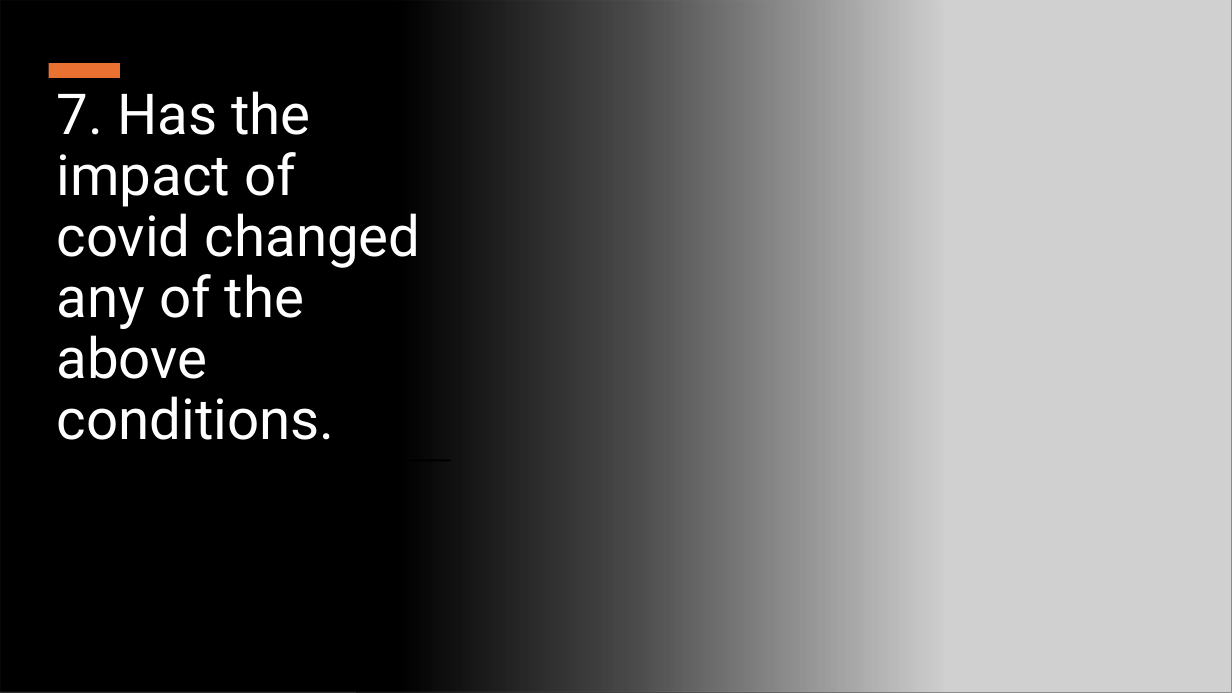
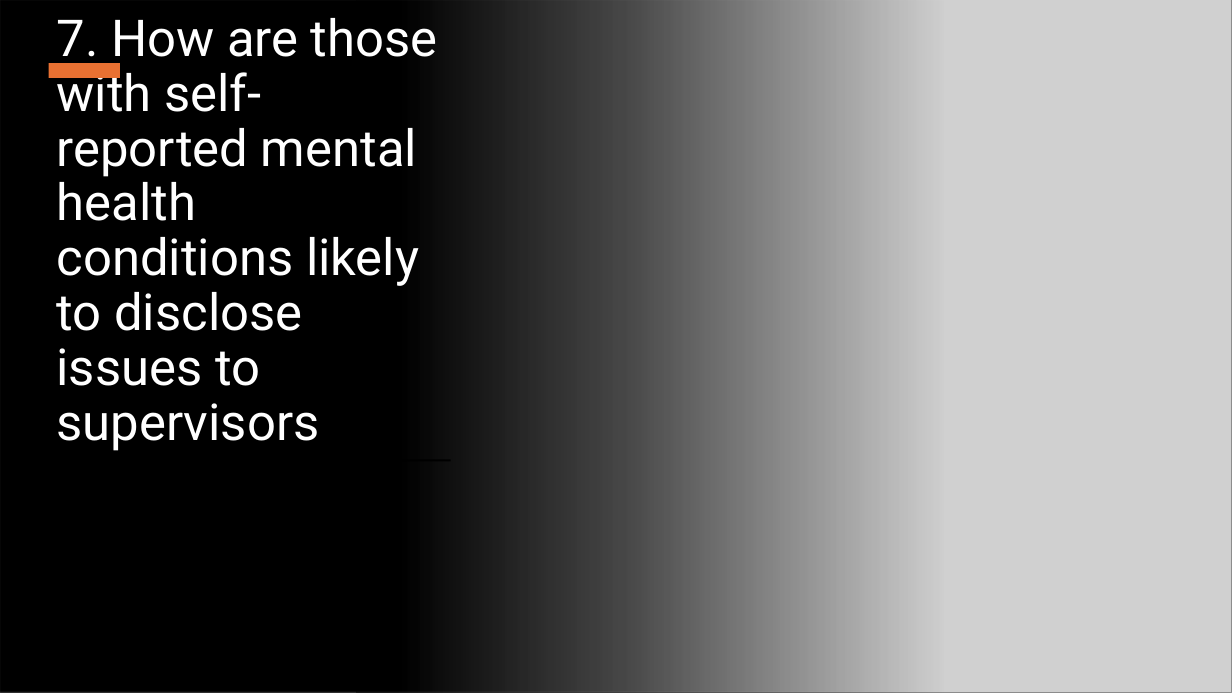
Before and after one commit to K-G-Witt/project1-team4, a slide deck: slide 17 of Final Presentation.pptx. Drawn at 1232x693 pixels with LibreOffice and Linux fonts; fonts in the diff are those of the drawing; grey boxes stand for pictures. Boxes give left, top, right and bottom in pixels: in the first picture for what was removed or moved away, otherwise in the second. Text is boxed around its words. In the diff, an @@ line names an element or a change of style, - is before the commit and + after.

```diff
--- a/Final Presentation.pptx
+++ b/Final Presentation.pptx
@@ title at (57,18,438,451): text changed; size 44 to 39.6 pt @@
-7. Has the impact of covid changed any of the above conditions.
+7. How are those with self-reported mental health conditions likely to disclose issues to supervisors
```
Also in this commit, not shown: 3 other slides changed.
